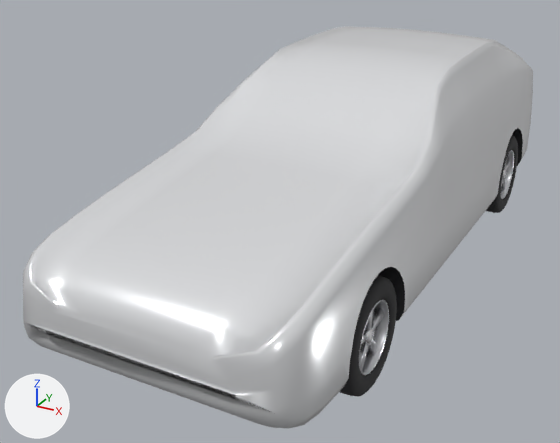
The glTF model public/models/cars/cruiser.glb as it was, and as the next commit left it.
The view is the same before and after, from a camera (50 mm lens) standing at (1.92, -4.36, 2.33) and looking at (-0.27, -0.39, 0.35). The lights are fixed; the arrows at lower left show +X, +Y and +Z. The older version comes first. Vertices at exactly the same position are counted once.

The older version as bpy lines, for what is in view:
```python
me_body = bpy.data.meshes.new('body')
me_body.from_pydata(...)  # 826 vertices, 1514 faces; spans x -0.78..0.78, y -2.18..2.07, z 0.19..1.35
me_body.materials.append(mat_paint)  # white #f6f7f9
me_trim = bpy.data.meshes.new('trim')
me_trim.from_pydata(...)  # 216 vertices, 282 faces; spans x -0.78..0.78, y -1.66..1.66, z 0.19..0.65
me_trim.materials.append(mat_trim)  # black #2c2c2f
me_wheel_fl = bpy.data.meshes.new('wheel_fl')
me_wheel_fl.from_pydata(...)  # 711 vertices, 1396 faces; spans x -0.098..0.098, y -0.3..0.3, z -0.3..0.3
# faces by material slot: [560, 452, 112, 272]
me_wheel_fl.materials.append(mat_tyre)  # black #2c2c2e
me_wheel_fl.materials.append(mat_rim)  # light grey #dddee2
me_wheel_fl.materials.append(mat_trim)  # black #2c2c2f
me_wheel_fl.materials.append(mat_chrome)  # white #f3f3f6
ob_body = bpy.data.objects.new('body', me_body)
ob_body.location = (0.0, 0.0, 0.0)
ob_trim = bpy.data.objects.new('trim', me_trim)
ob_trim.location = (0.0, 0.0, 0.0)
ob_wheel_fl = bpy.data.objects.new('wheel_fl', me_wheel_fl)
ob_wheel_fl.location = (0.67, -1.305, 0.3)
# also in view: 'wheel_rl' at (0.67, 1.3, 0.3)
```
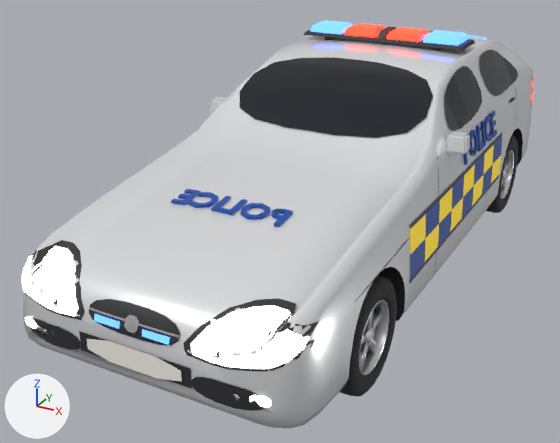
Where the change shows, as pixel boxes (x1, y1, x2, y2) in the pictures (560 x 443 px):
'glass', added (black)
    after: (240, 27, 518, 137)
'trim', reshaped (mostly hidden before)
    before: (378, 128, 523, 321)
    after: (23, 27, 523, 411)
'lights', added
    after: (22, 76, 534, 408)
'livery_blue', added
    after: (171, 110, 502, 279)
'livery_yellow', added (yellow)
    after: (410, 145, 501, 261)
'plates', added
    after: (87, 339, 182, 382)
'lightbar_blue', added (blue)
    after: (310, 20, 469, 46)
'lightbar_red', added (red)
    after: (344, 23, 430, 42)
'livery_dark', added
    after: (410, 132, 503, 283)
'mirrors', added
    after: (209, 97, 470, 157)
'strobes', added
    after: (94, 35, 487, 345)
'chrome', added
    after: (89, 307, 179, 338)
part 1 of me_trim, added
    after: (23, 157, 439, 411)
part 2 of me_trim, added
    after: (304, 27, 517, 205)

What changed in the scene script:
```text
Change me_trim:
    remove me_trim.from_pydata(...)  # 216 vertices, 282 faces; spans x -0.78..0.78, y -1.66..1.66, z 0.19..0.65
    add me_trim.from_pydata(...)  # 2600 vertices, 4392 faces; spans x -0.78..0.78, y -2.19..2.07, z 0.19..1.43
    me_trim part 1: 984 vertices added at x -0.78..0.78, y -2.19..-0.46, z 0.27..0.97
    me_trim part 2: 164 vertices added at x -0.78..0.78, y 0.33..1.32, z 0.27..1.43
    other edits to the shape of me_trim do not show in these pictures
Add ob_strobes:
    ob_strobes = bpy.data.objects.new('strobes', me_strobes)  # 128 vertices, 188 faces; spans x -0.51..0.51, y -2.19..1.26, z 0.58..1.33; in mat_light_blue (blue #3f7cff, glowing blue #3f6cff)
    ob_strobes.location = (0.0, 0.0, 0.0)
Add ob_plates:
    ob_plates = bpy.data.objects.new('plates', me_plates)  # 190 vertices, 304 faces; spans x -0.26..0.26, y -2.19..2.07, z 0.4..0.55; in mat_plate (white #f7f3ea)
    ob_plates.location = (0.0, 0.0, 0.0)
Add ob_mirrors:
    ob_mirrors = bpy.data.objects.new('mirrors', me_mirrors)  # 80 vertices, 144 faces; spans x -0.85..0.85, y -0.3..-0.2, z 0.92..1.05; in mat_paint (white #f6f7f9)
    ob_mirrors.location = (0.0, 0.0, 0.0)
Add ob_livery_yellow:
    ob_livery_yellow = bpy.data.objects.new('livery_yellow', me_livery_yellow)  # 399 vertices, 528 faces; spans x -0.78..0.78, y -0.91..2.07, z 0.4..0.72; in mat_livery_yellow (yellow #ffdd00, glowing yellow #897400)
    ob_livery_yellow.location = (0.0, 0.0, 0.0)
Add ob_livery_dark:
    ob_livery_dark = bpy.data.objects.new('livery_dark', me_livery_dark)  # 396 vertices, 648 faces; spans x -0.78..0.78, y -0.91..0.9, z 0.41..0.75; in mat_livery_dark (dark blue #1d2755)
    ob_livery_dark.location = (0.0, 0.0, 0.0)
Add ob_livery_blue:
    ob_livery_blue = bpy.data.objects.new('livery_blue', me_livery_blue)  # 975 vertices, 1616 faces; spans x -0.78..0.78, y -1.45..2.08, z 0.4..0.94; in mat_livery_blue (blue #004bad)
    ob_livery_blue.location = (0.0, 0.0, 0.0)
Add ob_lights:
    ob_lights = bpy.data.objects.new('lights', me_lights)  # 1290 vertices, 2328 faces; spans x -0.77..0.77, y -2.19..2.07, z 0.41..0.92; in mat_headlight (pale yellow #fff9e7, glowing pale yellow #fff6dd), mat_taillight (red #e72727, glowing red #ff3830)
    ob_lights.location = (0.0, 0.0, 0.0)
Add ob_lightbar_red:
    ob_lightbar_red = bpy.data.objects.new('lightbar_red', me_lightbar_red)  # 112 vertices, 216 faces; spans x -0.27..0.27, y 0.491..0.739, z 1.383..1.433; in mat_light_red (red #ff3f30, glowing red #ff3019)
    ob_lightbar_red.location = (0.0, 0.0, 0.0)
Add ob_lightbar_blue:
    ob_lightbar_blue = bpy.data.objects.new('lightbar_blue', me_lightbar_blue)  # 112 vertices, 216 faces; spans x -0.526..0.526, y 0.491..0.739, z 1.383..1.433; in mat_light_blue (blue #3f7cff, glowing blue #3f6cff)
    ob_lightbar_blue.location = (0.0, 0.0, 0.0)
Add ob_glass:
    ob_glass = bpy.data.objects.new('glass', me_glass)  # 2386 vertices, 4418 faces; spans x -0.73..0.73, y -0.53..1.82, z 1.0..1.34; in mat_glass (black #1d2229)
    ob_glass.location = (0.0, 0.0, 0.0)
Add ob_chrome:
    ob_chrome = bpy.data.objects.new('chrome', me_chrome)  # 112 vertices, 178 faces; spans x -0.24..0.24, y -2.192..-2.166, z 0.585..0.653; in mat_chrome (white #f3f3f6)
    ob_chrome.location = (0.0, 0.0, 0.0)
```
